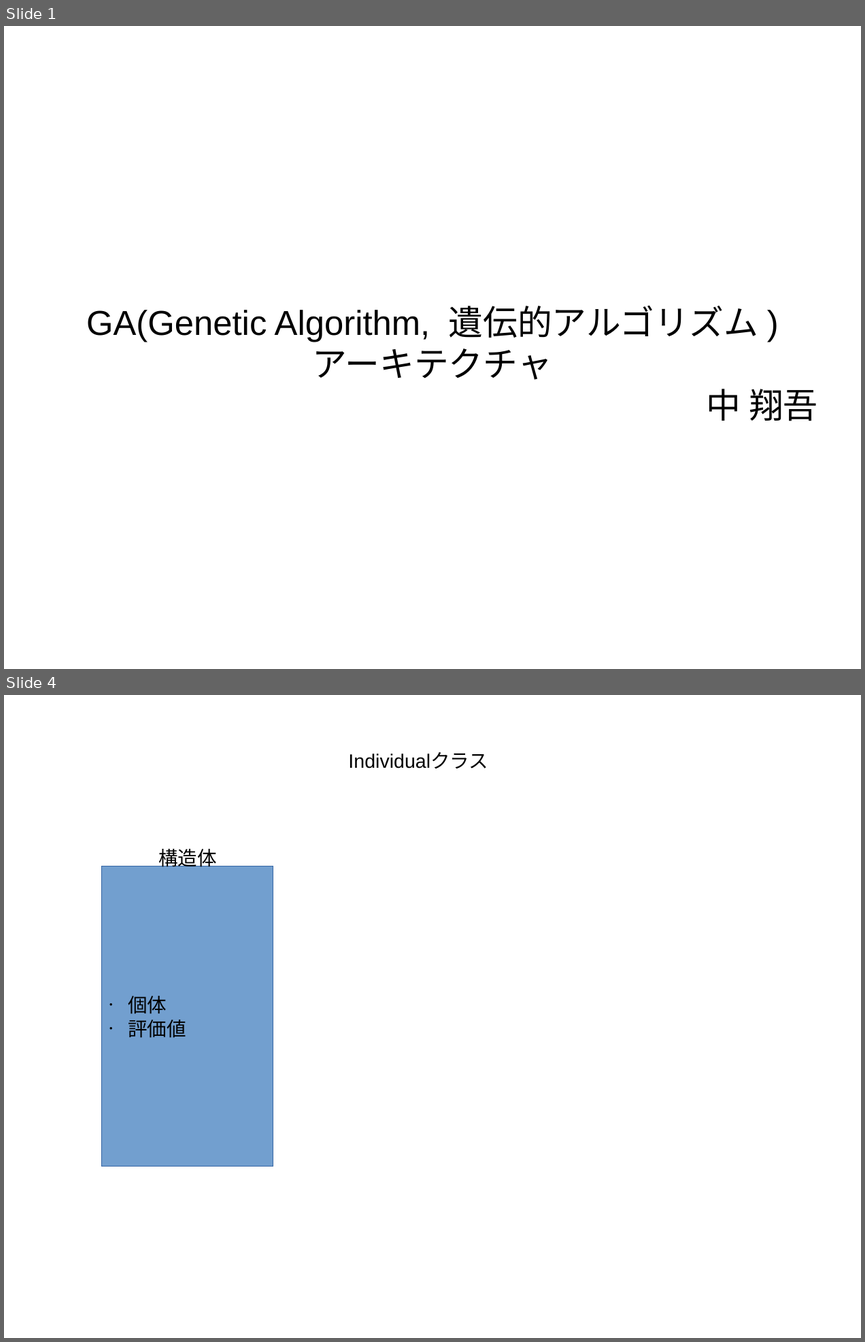
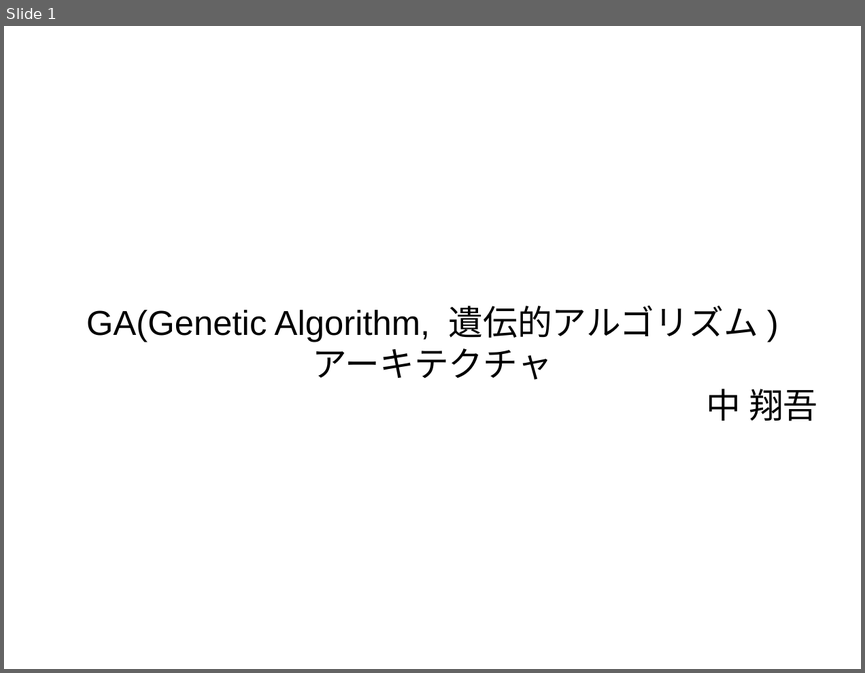
Before and after one commit to BiggieBoo18/GeneticAlgorithm, a slide deck: ga.odp. Shown one above the other, each under a label of ours: slides 1 and 4 before the commit, slide 1 after it; the slides between them are not shown. The pictures are 865x1342 and 865x673 pixels, drawn with LibreOffice and Linux fonts; fonts in the diff are those of the drawing. Boxes give left, top, right and bottom in pixels: in the first picture for what was removed or moved away, otherwise in the second. Text is boxed around its words. In the diff, an @@ line names an element or a change of style, - is before the commit and + after.

```diff
--- a/ga.odp
+++ b/ga.odp
@@ slide 4 removed at [4, 695, 861, 1338], background #FFFFFF @@
@@ text removed at [348, 753, 488, 768] @@
-Individualクラス
@@ text removed at [158, 845, 217, 870] @@
-構造体
@@ rectangle removed at [102, 866, 273, 1166] @@
-• 個体
-• 評価値
```
Also in this commit, not shown: 1 slide changed, 6 slides added, 1 other slide removed, 19 other files.
